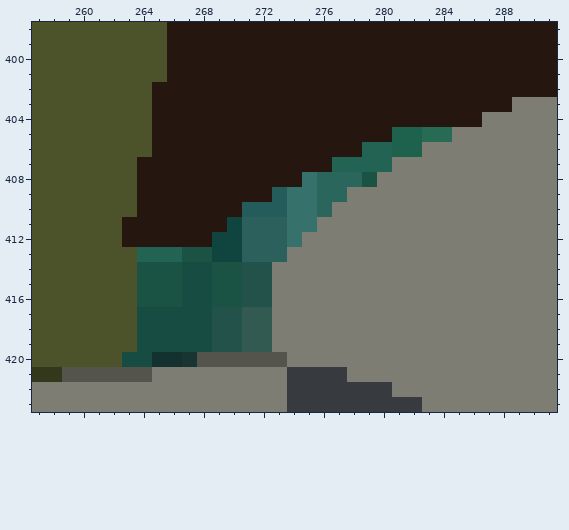
One commit to this pixel-art file: assets/menus/mainmenu.aseprite. Above is the file before it was changed.
704x704 pixels, 1 frame. Colours within 5 levels of each other are drawn and written as one. Shown: x 257..291, y 398..423.
Now the later version:
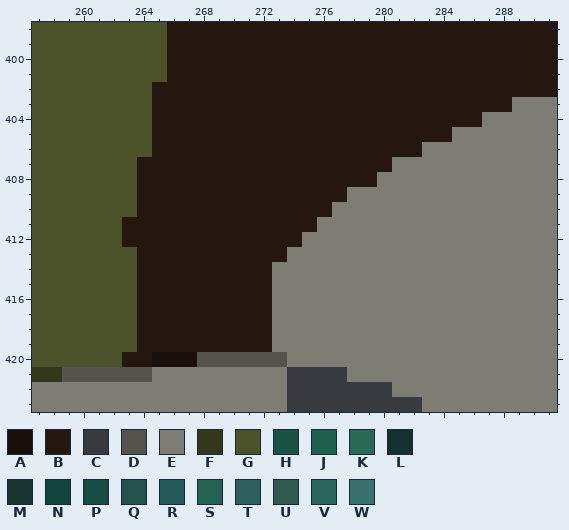
Palette (. is transparent): A #190f0b  B #251710  C #373a3e  D #54544d  E #7d7d73  F #33381c  G #4c532a  H #1a5344  J #1e624d  K #276b54  L #12312f  M #193532  N #10453f  P #174c42  Q #23524a  R #245c5b  S #236353  T #2c605c  U #325a51  V #2a665c  W #36716b
Changes in this commit:
{"where": "layer \"Layer 1\""}
{"y":405,"x":281,"old":"JJKK","new":"BBBB"}
{"y":406,"x":279,"old":"SSJJ","new":"BBBB"}
{"y":407,"x":277,"old":"SSSS","new":"BBBB"}
{"y":408,"x":275,"old":"WVVVH","new":"BBBBB"}
{"y":409,"x":273,"old":"RWWVV","new":"BBBBB"}
{"y":410,"x":271,"old":"RRRWWV","new":"BBBBBB"}
{"y":411,"x":270,"old":"NTTTWW","new":"BBBBBB"}
{"y":412,"x":269,"old":"NNTTTW","new":"BBBBBB"}
{"y":413,"x":264,"old":"SSSHHNNTTT","new":"BBBBBBBBBB"}
{"y":414,"x":264,"old":"HHHPPHHQQ","new":"BBBBBBBBB"}
{"y":415,"x":264,"old":"HHHPPHHQQ","new":"BBBBBBBBB"}
{"y":416,"x":264,"old":"HHHPPHHQQ","new":"BBBBBBBBB"}
{"y":417,"x":264,"old":"PPPPPQQUU","new":"BBBBBBBBB"}
{"y":418,"x":264,"old":"PPPPPQQUU","new":"BBBBBBBBB"}
{"y":419,"x":264,"old":"PPPPPQQUU","new":"BBBBBBBBB"}
{"y":420,"x":263,"old":"PPLLM","new":"BBAAA"}
{"label":"changed","picture_box":[122,127,452,367]}
